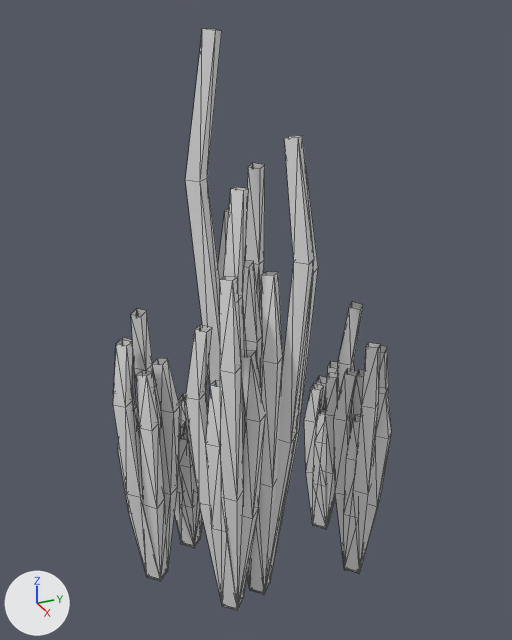
What one commit did to the OBJ model game/assets/models/plants/SM_Plant_HeliconiaClump_Stem.obj.
Before and after are seen from a 50 mm lens placed at (1.41, -0.647, 1.55), pointed at (-0.118, 0.041, 0.786). The lights are fixed; the arrows at lower left show +X, +Y and +Z. The first picture is the older version. Mesh edges are drawn as thin lines. Where no turn or scale is listed for an object, it has been applied to the vertices.

The first picture shows 'SM_Plant_HeliconiaClump_Stem'.
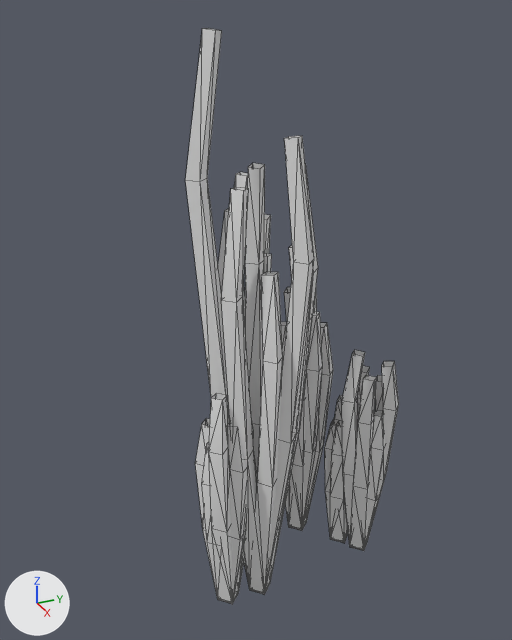
Where the change shows, as pixel boxes [x1, y1, x2, y2] in the pictures (512 x 640 px):
'SM_Plant_HeliconiaClump_Stem', reshaped (23% narrower)
    before: [113, 28, 392, 611]
    after: [185, 28, 399, 604]
part 1 of me_sm_plant_heliconiaclump_stem, rebuilt (mostly hidden afterwards)
    before: [243, 261, 262, 380]
    after: [252, 423, 254, 439]
part 2 of me_sm_plant_heliconiaclump_stem, rebuilt
    before: [379, 346, 389, 394]
    after: [350, 375, 376, 549]
part 3 of me_sm_plant_heliconiaclump_stem, rebuilt (not visible afterwards)
    before: [316, 376, 327, 410]
part 4 of me_sm_plant_heliconiaclump_stem, rebuilt
    before: [186, 325, 224, 607]
    after: [209, 393, 234, 603]
part 5 of me_sm_plant_heliconiaclump_stem, rebuilt
    before: [234, 351, 265, 611]
    after: [228, 422, 247, 604]
part 6 of me_sm_plant_heliconiaclump_stem, rebuilt
    before: [353, 369, 364, 417]
    after: [342, 350, 365, 548]
part 7 of me_sm_plant_heliconiaclump_stem, rebuilt
    before: [206, 380, 237, 608]
    after: [202, 442, 225, 602]
part 8 of me_sm_plant_heliconiaclump_stem, rebuilt
    before: [321, 373, 338, 529]
    after: [334, 395, 343, 421]
part 9 of me_sm_plant_heliconiaclump_stem, rebuilt (not visible before)
    after: [232, 535, 246, 604]
part 10 of me_sm_plant_heliconiaclump_stem, rebuilt
    before: [328, 361, 338, 374]
    after: [300, 323, 333, 530]
part 11 of me_sm_plant_heliconiaclump_stem, rebuilt (mostly hidden before)
    before: [322, 474, 336, 529]
    after: [325, 419, 340, 532]
part 12 of me_sm_plant_heliconiaclump_stem, deleted
    before: [113, 309, 360, 581]
part 13 of me_sm_plant_heliconiaclump_stem, cut back
    before: [220, 276, 392, 610]
    after: [195, 172, 399, 595]

The change in detail:
me_sm_plant_heliconiaclump_stem is used by ob_sm_plant_heliconiaclump_stem; location (0.0, 0.0, 0.0).
me_sm_plant_heliconiaclump_stem had 672 vertices, 1092 faces and spanned x -0.329..0.138, y -0.345..0.379, z -0.005..1.491.
me_sm_plant_heliconiaclump_stem now has 672 vertices, 1092 faces and spans x -0.3..0.136, y -0.17..0.433, z -0.005..1.491.
me_sm_plant_heliconiaclump_stem part 1: the loose piece of 16 vertices spanning x -0.048..0.056, y -0.126..0.015, z -0.004..0.991 is rebuilt with 16 vertices and now spans x -0.043..0.028, y -0.13..-0.01, z -0.005..0.658.
me_sm_plant_heliconiaclump_stem part 2: the loose piece of 16 vertices spanning x -0.008..0.075, y 0.258..0.379, z -0.005..0.71 is rebuilt with 16 vertices and now spans x -0.066..0.036, y 0.29..0.386, z -0.004..0.61.
me_sm_plant_heliconiaclump_stem part 3: the loose piece of 16 vertices spanning x -0.241..-0.134, y 0.262..0.328, z -0.005..0.511 is rebuilt with 16 vertices and now spans x -0.232..-0.159, y 0.189..0.299, z -0.005..0.567.
me_sm_plant_heliconiaclump_stem part 4: the loose piece of 16 vertices spanning x -0.022..0.056, y -0.198..-0.061, z -0.005..0.856 is rebuilt with 16 vertices and now spans x -0.037..0.074, y -0.16..-0.064, z -0.004..0.681.
me_sm_plant_heliconiaclump_stem part 5: the loose piece of 16 vertices spanning x -0.01..0.112, y -0.126..-0.026, z -0.004..0.8 is rebuilt with 16 vertices and now spans x -0.037..0.075, y -0.13..-0.055, z -0.005..0.596.
me_sm_plant_heliconiaclump_stem part 6: the loose piece of 16 vertices spanning x -0.041..0.074, y 0.257..0.332, z -0.005..0.632 is rebuilt with 16 vertices and now spans x -0.067..-0.001, y 0.264..0.386, z -0.005..0.676.
me_sm_plant_heliconiaclump_stem part 7: the loose piece of 16 vertices spanning x -0.01..0.091, y -0.173..-0.061, z -0.004..0.729 is rebuilt with 16 vertices and now spans x -0.038..0.04, y -0.17..-0.064, z -0.005..0.537.
me_sm_plant_heliconiaclump_stem part 8: the loose piece of 16 vertices spanning x -0.2..-0.089, y 0.258..0.328, z -0.005..0.564 is rebuilt with 16 vertices and now spans x -0.158..-0.055, y 0.282..0.351, z -0.005..0.482.
me_sm_plant_heliconiaclump_stem part 9: the loose piece of 16 vertices spanning x -0.01..0.056, y -0.126..0.003, z -0.005..0.753 is rebuilt with 16 vertices and now spans x -0.038..0.037, y -0.13..-0.028, z -0.005..0.491.
me_sm_plant_heliconiaclump_stem part 10: the loose piece of 16 vertices spanning x -0.224..-0.134, y 0.262..0.364, z -0.004..0.56 is rebuilt with 16 vertices and now spans x -0.225..-0.126, y 0.189..0.301, z -0.004..0.713.
me_sm_plant_heliconiaclump_stem part 11: the loose piece of 16 vertices spanning x -0.2..-0.104, y 0.262..0.353, z -0.004..0.52 is rebuilt with 16 vertices and now spans x -0.142..-0.055, y 0.264..0.348, z -0.004..0.414.
me_sm_plant_heliconiaclump_stem part 12: 15 loose pieces with 240 vertices, spanning x -0.329..0.094, y -0.345..0.323, z -0.005..0.819, are deleted.
me_sm_plant_heliconiaclump_stem part 13: 128 vertices removed from x -0.201..0.138, y -0.15..0.362, z -0.005..1.002; 368 vertices added at x -0.3..0.038, y -0.17..0.433, z -0.005..1.155.
Other edits to the shape of me_sm_plant_heliconiaclump_stem do not show in these pictures.
